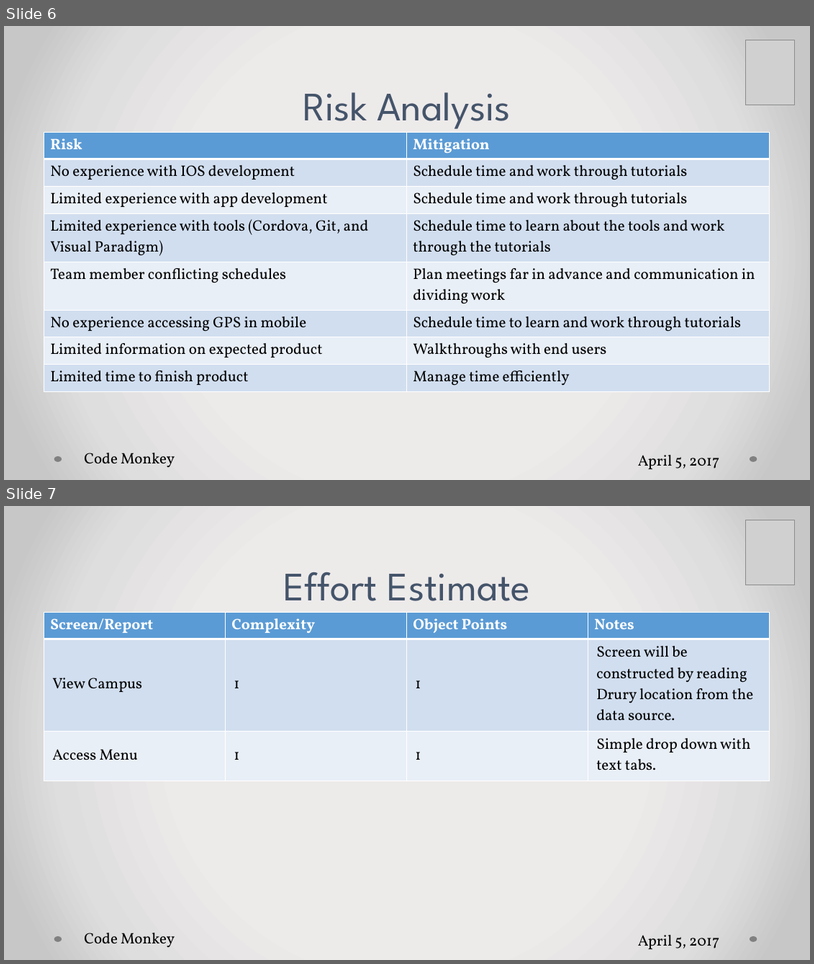
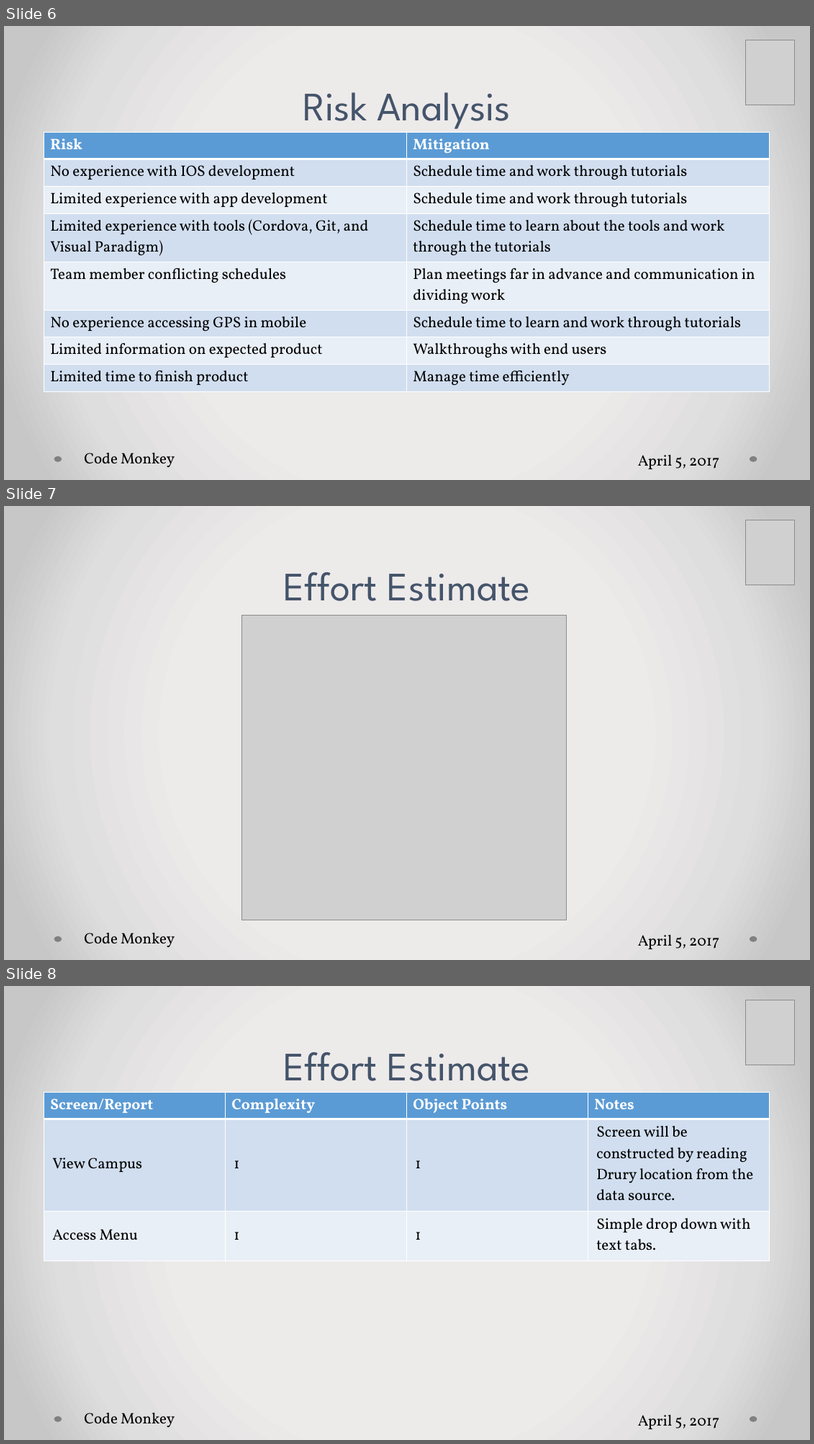
Before and after one commit to falsabhan/D.Eco, a slide deck: Presentation1.pptx. Shown one above the other, each under a label of ours: slides 6 and 7 before the commit, slides 6, 7 and 8 after it. The pictures are 814x964 and 814x1444 pixels, drawn with LibreOffice and Linux fonts; fonts in the diff are those of the drawing; grey boxes stand for pictures. Boxes give left, top, right and bottom in pixels: in the first picture for what was removed or moved away, otherwise in the second. Text is boxed around its words. In the diff, an @@ line names an element or a change of style, - is before the commit and + after.

Commit message:
Final Presentation

```diff
--- a/Presentation1.pptx
+++ b/Presentation1.pptx
@@ slide 7 added at <box>4,506,810,960</box>, background gradient #EDEBEB to #E0DEDE to #C9C7C7; not listed: 2 template elements that a slide beside it also shows @@
@@ picture added at <box>746,520,795,585</box> @@
@@ title added at <box>283,572,531,601</box>, 48 pt, text #44546A @@
+Effort Estimate
@@ picture added at <box>242,615,566,920</box> @@
@@ text added at <box>84,932,175,947</box>, 18 pt, text #000000 @@
+Code Monkey
@@ text added at <box>638,934,720,949</box>, 18 pt, text #000000 @@
+April 5, 2017
@@ what was slide 7 is now slide 8 @@
```
